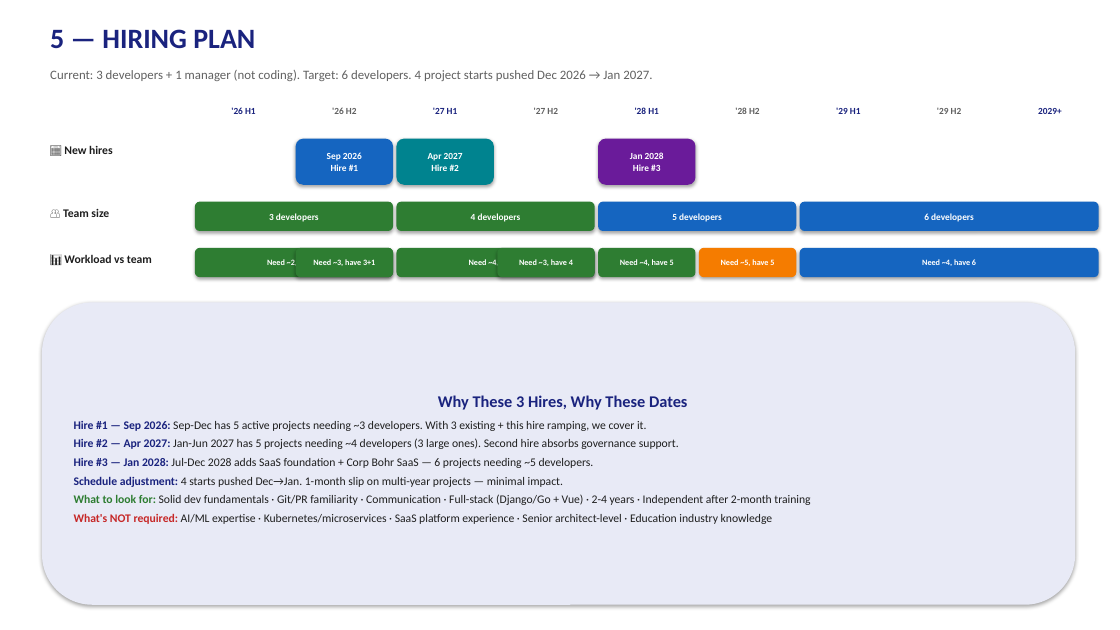
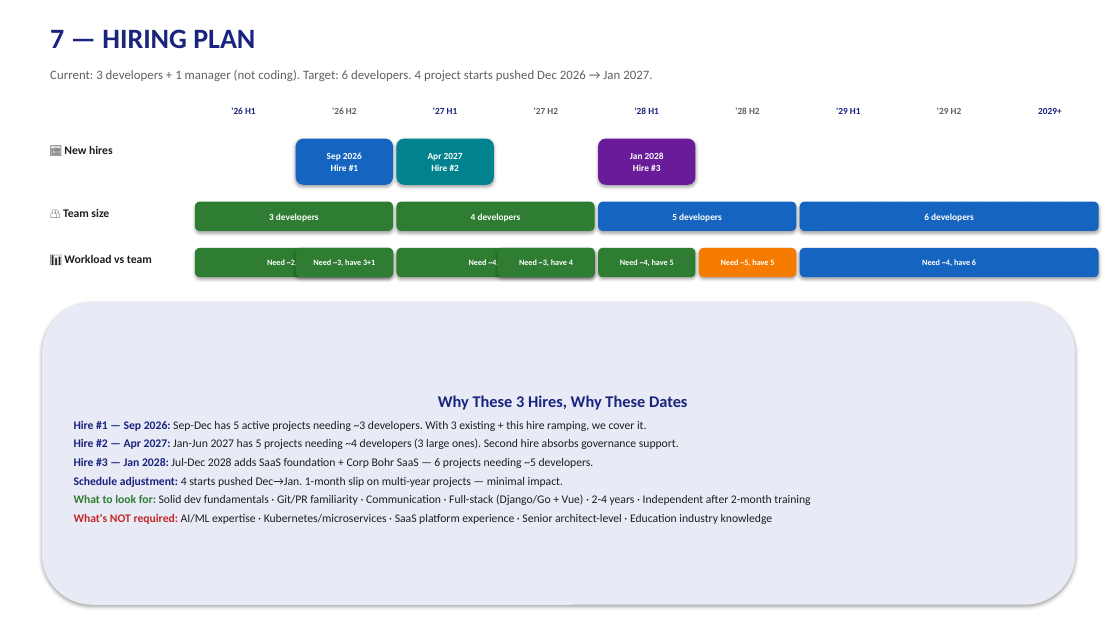
Before and after one commit to young-min-choo/ia-strategy-visuals, a slide deck: slide 10 of ia-strategy-visual.pptx. Drawn at 1120x630 pixels with LibreOffice and Linux fonts; fonts in the diff are those of the drawing. Boxes give left, top, right and bottom in pixels: in the first picture for what was removed or moved away, otherwise in the second. Text is boxed around its words. In the diff, an @@ line names an element or a change of style, - is before the commit and + after.

```diff
--- a/ia-strategy-visual.pptx
+++ b/ia-strategy-visual.pptx
@@ text at (50, 29, 255, 48): text changed @@
-5 — HIRING PLAN
+7 — HIRING PLAN
```
Also in this commit, not shown: 2 slides added.
